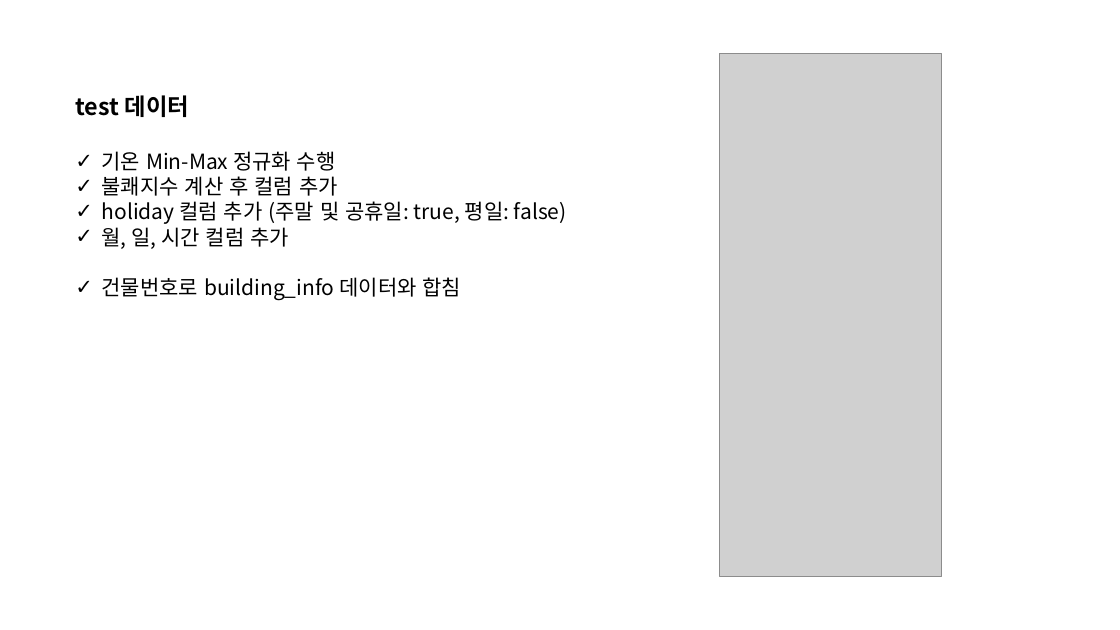
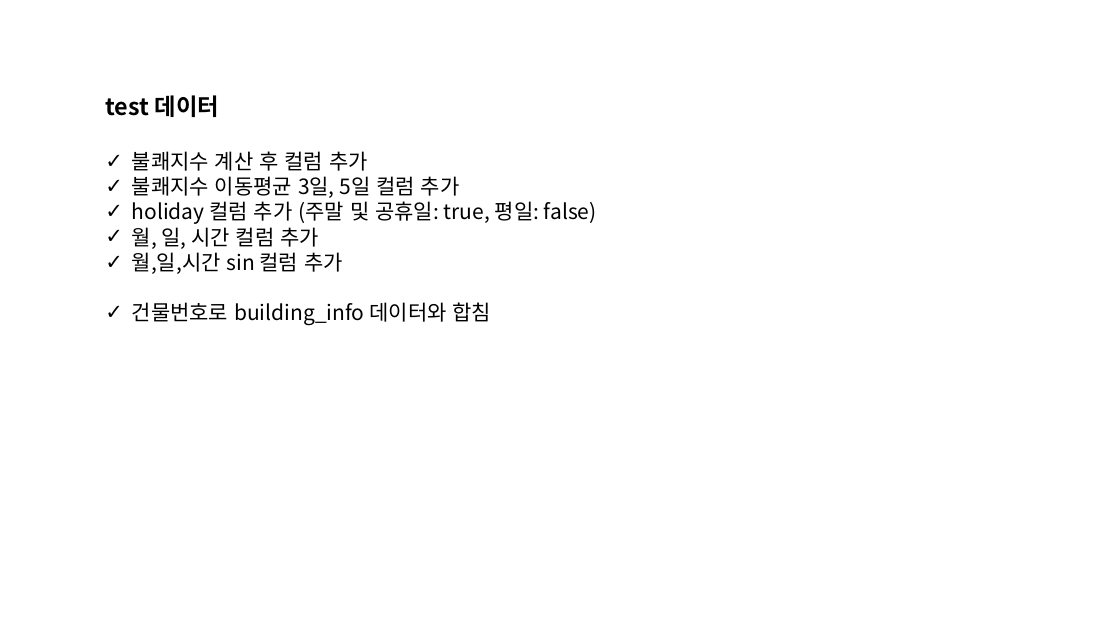
Before and after one commit to 2023dacon/Power-usage-Prediction, a slide deck: slide 4 of 파일/대회.pptx (slide 3 before the commit). Drawn at 1120x630 pixels with LibreOffice and Linux fonts; fonts in the diff are those of the drawing; grey boxes stand for pictures. Boxes give left, top, right and bottom in pixels: in the first picture for what was removed or moved away, otherwise in the second. Text is boxed around its words. In the diff, an @@ line names an element or a change of style, - is before the commit and + after.

```diff
--- a/파일/대회.pptx
+++ b/파일/대회.pptx
@@ picture removed at (720, 54, 942, 577) @@
@@ text "test 데이터": place and size @@
-text "test 데이터" at (75, 95, 567, 300)
+text "test 데이터" at (105, 95, 597, 325)
@@ text at (102, 151, 336, 171): paragraph removed @@
-✓ 기온 Min-Max 정규화 수행
@@ text at (132, 176, 460, 198): paragraph added @@
+✓ 불쾌지수 이동평균 3일, 5일 컬럼 추가
@@ text at (132, 252, 343, 274): paragraph added @@
+✓ 월,일,시간 sin 컬럼 추가
```
Also in this commit, not shown: 5 other slides changed, 9 slides added, 2 slides removed, 1 other file.
